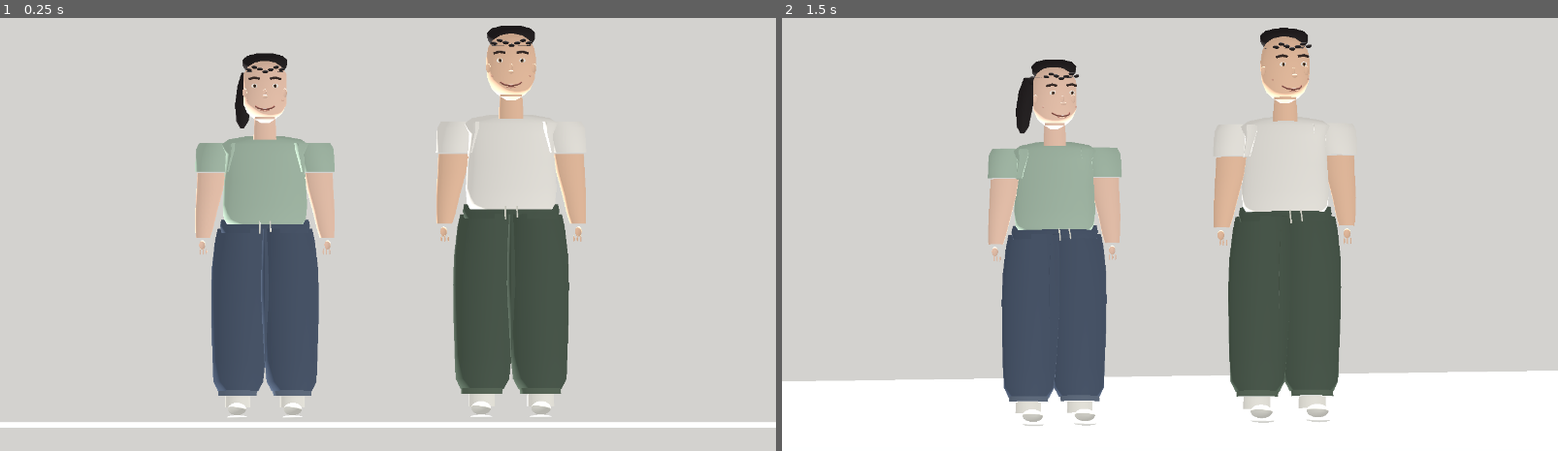
Above: before the commit, frames 1-2 (left to right).
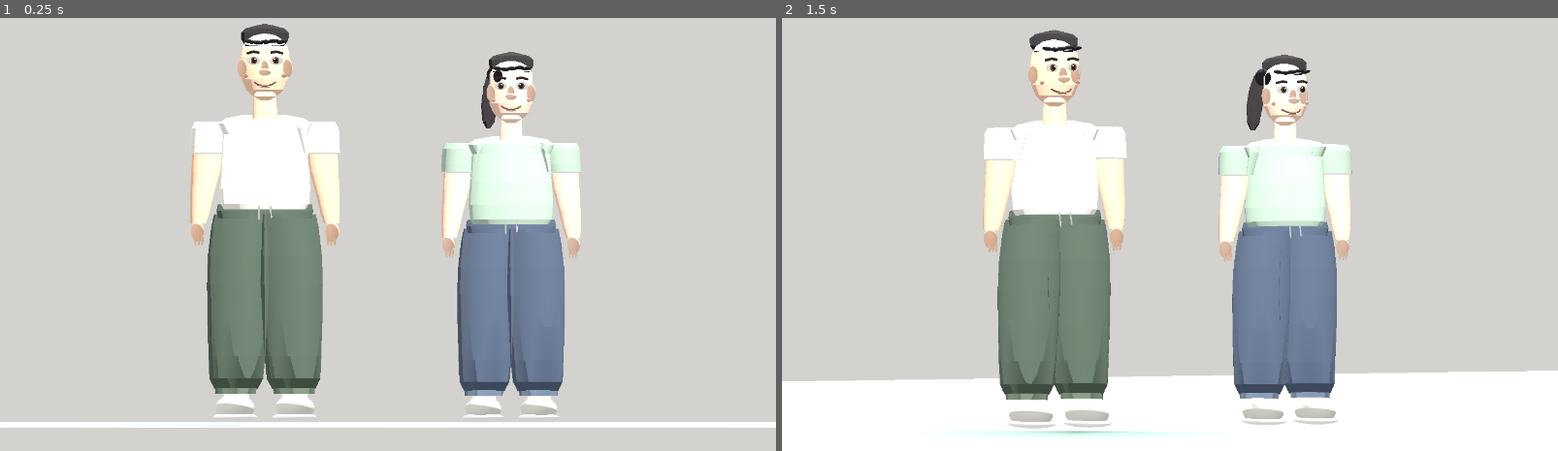
Above: after the commit, the same moments.

Repository: dlsgur3021-ai/inghyuk
Game: Godot game, scene res://main.tscn
Two runs of this game, one before a commit and one after it. Both use one fixed random seed, a clock stepped at 60 frames per second and the inputs below.
Inputs:
- Up to frame 1 (0.25 s): no input
- Up to frame 2 (1.5 s): tap Enter at 0.5 s; tap Space at 1.25 s

The runs differ from the first frame. In frame 1, 23% of the frame differs, in the area x 24-76%, y 1-95%; in frame 2, 23%, in the area x 25-74%, y 2-97%.

Commit message:
Smooth original-proportion face and clothing meshes; repair half-sized eye and hair shapes

Diff:
--- a/camp-story-capture/main.gd
+++ b/camp-story-capture/main.gd
@@ -26,6 +26,8 @@
 
 func ellipsoid(parent: Node3D, p: Vector3, radii: Vector3, color: String, angle: Vector3 = Vector3.ZERO) -> MeshInstance3D:
     var sm := SphereMesh.new()
+    sm.radius = 1.0
+    sm.height = 2.0
     sm.radial_segments = 32
     sm.rings = 20
     var mi := mesh_node(parent, sm, color)
@@ -53,9 +55,22 @@
                 Vector3(float(a[0]) + cos(q1)*float(a[3]), float(a[1]), float(a[2])+sin(q1)*float(a[4])),
                 Vector3(float(b[0]) + cos(q1)*float(b[3]), float(b[1]), float(b[2])+sin(q1)*float(b[4]))
             ]
+            var rxa: float = float(a[3])
+            var rza: float = float(a[4])
+            var rxb: float = float(b[3])
+            var rzb: float = float(b[4])
+            var dh: float = max(.001,float(b[1])-float(a[1]))
+            var drx: float = (rxb-rxa)/dh
+            var drz: float = (rzb-rza)/dh
             for index in [0, 1, 2, 2, 1, 3]:
+                var q: float = q0 if index <= 1 else q1
+                var rx: float = rxa if index==0 or index==2 else rxb
+                var rz: float = rza if index==0 or index==2 else rzb
+                var normal := Vector3(cos(q)/max(.001,rx),
+                    -drx*cos(q)*cos(q)/max(.001,rx)-drz*sin(q)*sin(q)/max(.001,rz),
+                    sin(q)/max(.001,rz)).normalized()
+                st.set_normal(normal)
                 st.add_vertex(verts[index])
-    st.generate_normals()
     return mesh_node(parent, st.commit(), color)
 
 func tube_line(parent: Node3D, points: Array[Vector3], radius: float, color: String) -> void:
@@ -148,14 +163,15 @@
         [0,1.716,.014,.105,.105],
         [0,1.749,.012,.107,.108],
         [0,1.768,.010,.086,.094],
-        [0,1.780,.008,.040,.049]
+        [0,1.780,.008,.040,.049],
+        [0,1.788,.008,.003,.004]
     ],hair,36)
     # angled fringe, organic locks embedded in scalp
-    for i in range(7):
-        var tx: float=-.080+i*.026
-        var yy: float=1.703+sin(float(i)*1.6)*.011
-        ellipsoid(parent,Vector3(tx,yy,-.085),
-            Vector3(.028,.015,.024),hair,Vector3(0,0,-.22+i*.07))
+    for i in range(5):
+        var tx: float=-.074+i*.035
+        var yy: float=1.708+sin(float(i)*1.6)*.004
+        ellipsoid(parent,Vector3(tx,yy,-.081),
+            Vector3(.024,.009,.013),hair,Vector3(0,0,-.14+i*.07))
     if is_female:
         # tied low ponytail, hanging behind right shoulder
         ellipsoid(parent,Vector3(.079,1.677,.094),
@@ -194,7 +210,8 @@
     tube(root,[
         [0,1.364,0,.055,.052],
         [0,1.407,0,.054,.051],
-        [0,1.473,0,.049,.047]
+        [0,1.473,0,.049,.047],
+        [0,1.486,0,.032,.039]
     ],skin)
     for side in [-1.0,1.0]:
         var x: float=side*.222
@@ -276,8 +293,8 @@
     fill.light_energy=.20
     add_child(fill)
     rounded_box(self,Vector3(0,-.070,0),Vector3(12,.12,12),"9dbdb0")
-    person(-.55,false)
-    person(.55,true)
+    person(.55,false)
+    person(-.55,true)
     camera=Camera3D.new()
     camera.projection=Camera3D.PROJECTION_ORTHOGONAL
     camera.size=2.13
